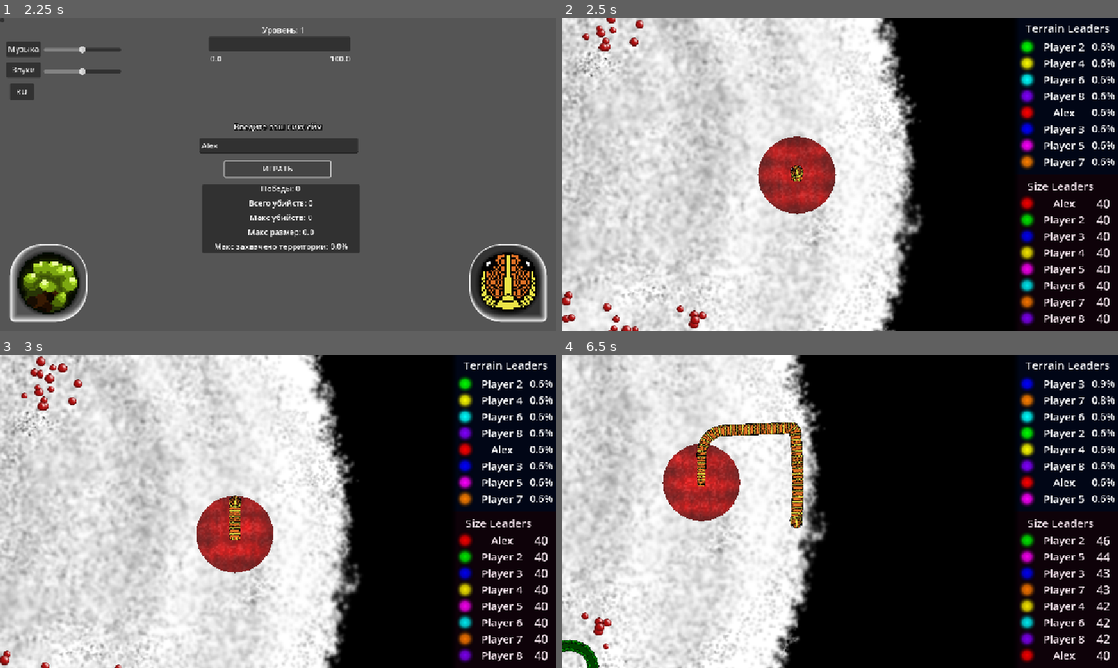
Above: before the commit, frames 1-4 (two rows, left to right).
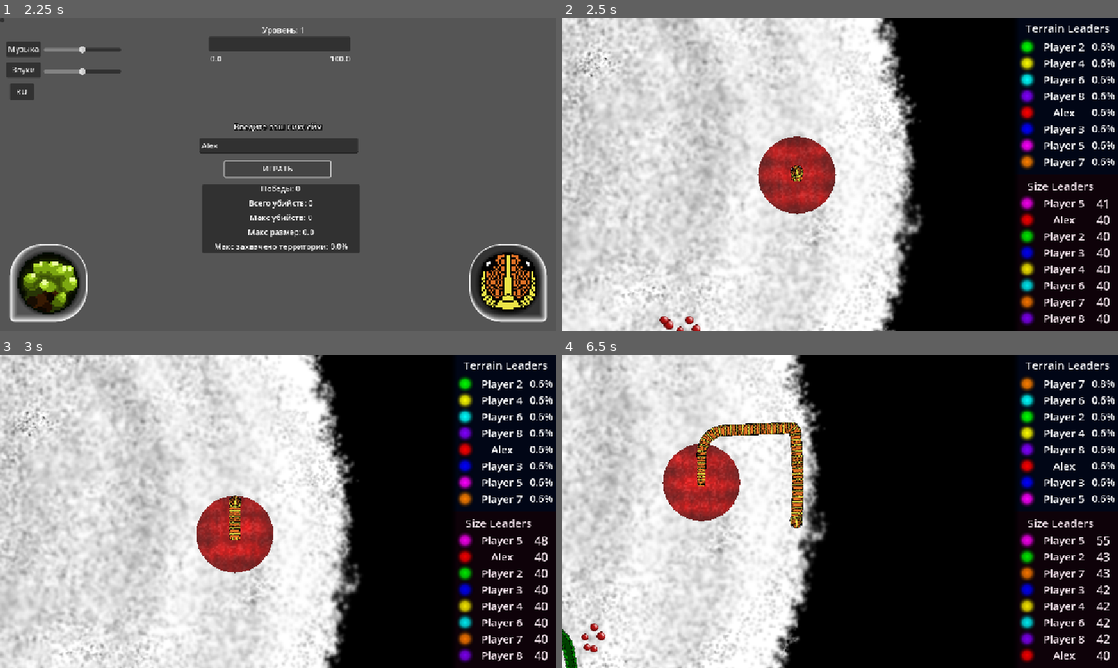
Above: after the commit, the same moments.

Repository: PeVANoD/Development-Management
Game: Godot game, scene res://project/scenes/menu/main_menu.tscn
The game is run twice, just before and just after one commit, with the same random seed, the same clock (stepped at 60 frames per second) and the same inputs. Sound files missing from this copy of the repository are replaced by a short silence.
Inputs (mouse positions are in pixels of both pictures, inside the frame that each line leads up to):
- Up to frame 1 (2.25 s): click (278, 146) at 0.52 s; type "Alex" at 0.6 s; click "ИГРАТЬ" at 1.25 s; click "ИГРАТЬ" at 2 s
- Up to frame 2 (2.5 s): no input
- Up to frame 3 (3 s): tap Enter (Enter) at 2.75, 2.85 s; move the mouse to (400, 495) at 2.77 s; hold Up (ui_up) from 2.78 s (still down); click (400, 495) at 2.92 s
- Up to frame 4 (6.5 s): move the mouse to (728, 527) at 3.52 s; release Up (ui_up) at 3.53 s; tap 0 at 3.6 s; move the mouse to (895, 442) at 4.27 s; hold Ctrl 4.28-5.03 s; hold Up (ui_up) 4.28-5.78 s; move the mouse to (812, 574) at 5.02 s; tap Alt at 5.1 s; click (812, 574) at 5.17 s; move the mouse to (1006, 558) at 5.77 s; tap Enter (Enter) at 5.85 s

Frame 1 is identical in both runs. In frame 2, 1.6% of the frame differs, in the area x 0-99%, y 0-100%; in frame 3, 1.3%; in frame 4, 2.3%, in the area x 0-99%, y 6-100%.

Commit message:
Combo eating

Diff:
--- a/project/scripts/map.gd
+++ b/project/scripts/map.gd
@@ -6,104 +6,80 @@
 @export var curSnake = null
 @export var snakeArr = []
 var territory_capture: TerritoryCapture
-var ai_snakes: Array = []  # Массив змеек с включенным AI
+var ai_snakes: Array = []
 
-var food_spawners: Array = []
-var spawner_count = 20
+var food_spawners: Array = []  # Массив позиций спавнеров
 var spawner_radius = 80
-var max_food_count = 200
+var max_food_count = 100
+var start_food_count = 100
+
+var min_food_in_point = 10
+var max_food_in_point = 20
+
+var snake_count = 8
+
+var active_spawner_position: Vector2 = Vector2.ZERO
+var active_spawner_food_count: int = 0
+var active_spawner_max_food: int = 10
 
 func _ready():
 	G.alive = true
 	$Music.play()
-	# Создаем общую территорию
 	territory_capture = TerritoryCapture.new()
 	G.tera = territory_capture
 	add_child(territory_capture)
 	territory_capture.position = Vector2.ZERO
 	$Music.play()
 
-	create_food_spawners()
-	genFood(max_food_count)
+	create_new_active_spawner()
+	genFood(start_food_count)
 	spawn_initial_snakes()
 
 func spawn_initial_snakes():
-	var snake_count = 8
 	for i in range(snake_count):
 		genSnake(i)
 
-func create_food_spawners():
-	food_spawners.clear()
-	for i in range(spawner_count):
-		var angle = randf() * 2 * PI
-		var distance = randf() * (radius - 400)
-		var spawner_pos = Vector2(cos(angle) * (distance + 300), sin(angle) * (distance + 300))
-		food_spawners.append(spawner_pos)
+func create_new_active_spawner():
+	var angle = randf() * 2 * PI
+	var distance = randf() * (radius - 400)
+	active_spawner_position = Vector2(cos(angle) * (distance + 300), sin(angle) * (distance + 300))
 
-func find_nearest_spawner(pos: Vector2) -> Vector2:
-	if food_spawners.is_empty():
-		return pos
-
-	var nearest_spawner = food_spawners[0]
-	var min_distance = pos.distance_to(nearest_spawner)
-
-	for spawner in food_spawners:
-		var distance = pos.distance_to(spawner)
-		if distance < min_distance:
-			min_distance = distance
-			nearest_spawner = spawner
-
-	return nearest_spawner
-
-# Генерация позиции рядом со спавнером
-func get_spawn_position_near_spawner(spawner_pos: Vector2) -> Vector2:
-	var angle = randf() * 2 * PI
-	var distance = randf() * spawner_radius
-	var offset = Vector2(cos(angle) * distance, sin(angle) * distance)
-	var final_pos = spawner_pos + offset
-
-	# Проверяем, что позиция в пределах карты
-	if final_pos.length() > radius - 50:
-		# Если вышли за границы, генерируем ближе к центру спавнера
-		distance = randf() * (spawner_radius * 0.5)
-		offset = Vector2(cos(angle) * distance, sin(angle) * distance)
-		final_pos = spawner_pos + offset
-
-	return final_pos
+	active_spawner_max_food = randi_range(min_food_in_point, max_food_in_point)
+	active_spawner_food_count = 0
 
 func get_current_food_count() -> int:
 	return $Food.get_child_count()
 
+func get_spawn_position_near_active_spawner() -> Vector2:
+	var angle = randf() * 2 * PI
+	var distance = randf() * spawner_radius
+	var offset = Vector2(cos(angle) * distance, sin(angle) * distance)
+	var final_pos = active_spawner_position + offset
+
+	if final_pos.length() > radius - 50:
+		distance = randf() * (spawner_radius * 0.5)
+		offset = Vector2(cos(angle) * distance, sin(angle) * distance)
+		final_pos = active_spawner_position + offset
+
+	return final_pos
+
 func genFood(amount = 1, pos = false, exact_position = false):
 	for i in range(amount):
-		# Проверяем лимит еды только при обычном спавне (не при смерти змейки)
 		if not pos and get_current_food_count() >= max_food_count:
 			break
 
 		var createFood = FOOD.instantiate()
 		if !pos:
-			# Используем систему спавнеров
-			if food_spawners.size() > 0:
-				# Выбираем случайный спавнер
-				var random_spawner = food_spawners[randi() % food_spawners.size()]
-				createFood.global_position = get_spawn_position_near_spawner(random_spawner)
-			else:
-				# Fallback к старой системе если спавнеры не созданы
-				var fX = randi_range(-radius,radius)
-				var maxY = sqrt(radius * radius - fX * fX)
-				var fY = randi_range(-maxY,maxY)
-				createFood.global_position = Vector2(fX,fY)
+			if active_spawner_food_count >= active_spawner_max_food:
+				create_new_active_spawner()
+
+			createFood.global_position = get_spawn_position_near_active_spawner()
+			active_spawner_food_count += 1
 		else:
 			if exact_position:
-				# Точное размещение еды (для смерти змейки)
 				createFood.global_position = pos
 			else:
-				# Размещение рядом со спавнером (для обычного спавна)
-				if food_spawners.size() > 0:
-					var nearest_spawner = find_nearest_spawner(pos)
-					createFood.global_position = get_spawn_position_near_spawner(nearest_spawner)
-				else:
-					createFood.global_position = pos
+				createFood.global_position = get_spawn_position_near_active_spawner()
 		var scalee = randf_range(1.5, 2.5)
 		createFood.scale = Vector2(scalee,scalee)
 		$Food.call_deferred("add_child", createFood)
@@ -115,7 +91,6 @@
 
 func check_game():
 	if !G.alive:
-		#print("Loooooose...")
 		G.result_is_win = false
 		Engine.time_scale = 0.5
 		smooth_modulate_transition(change_view_node,Color8(0x45, 0x21, 0x12, 255), 0.2)
--- a/project/scripts/snake.gd
+++ b/project/scripts/snake.gd
@@ -95,6 +95,7 @@
 	move_head(delta)
 	keep_inside_bounds()
 	update_territory_capture(delta)
+	update_food_combo(delta)
 	checkBody()
 
 func update_camera():
@@ -362,6 +363,10 @@
 		suck_food(body)
 		if !randi_range(0,2):
 			bodyGrow()
+
+		food_eaten_count += 1
+		food_combo_timer = 0.0
+
 		# Спавним новую еду только если текущее количество меньше максимального
 		if map_node.get_current_food_count() < map_node.max_food_count:
 			map_node.genFood()
@@ -511,6 +516,56 @@
 var debuff_timer = 0.0
 var first_debuff_timer = 0.0
 
+var food_eaten_count: int = 0
+var food_combo_timer: float = 0.0
+var combo_time_limit: float = 0.5
+var combo_threshold: int = 10
+var super_mode_active: bool = false
+var super_mode_radius: float = 200.0
+
+func update_food_combo(delta):
+	food_combo_timer += delta
+
+	if food_combo_timer > combo_time_limit:
+		food_eaten_count = 0
+		food_combo_timer = 0.0
+
+	if food_eaten_count >= combo_threshold and not super_mode_active:
+		activate_super_mode()
+
+func activate_super_mode():
+	super_mode_active = true
+
+	suck_nearby_food()
+
+	food_eaten_count = 0
+	food_combo_timer = 0.0
+	super_mode_active = false
+
+func suck_nearby_food():
+	if not map_node:
+		return
+
+	var food_container = map_node.get_node("Food")
+	if not food_container:
+		return
+
+	var head_pos = $Head.global_position
+	var foods_to_eat = []
+
+	for food in food_container.get_children():
+		if food and is_instance_valid(food):
+			var distance = head_pos.distance_to(food.global_position)
+			if distance <= super_mode_radius:
+				foods_to_eat.append(food)
+
+	for food in foods_to_eat:
+		if food and is_instance_valid(food):
+			food.get_node("CollisionShape2D").set_deferred("disabled", true)
+			suck_food(food)
+			if !randi_range(0,2):
+				bodyGrow()
+
 func debuff_out_territory(delta):
 	if first_debuff_timer >= 4:
 		if debuff_timer >= 0.3 / debuff_amount:
